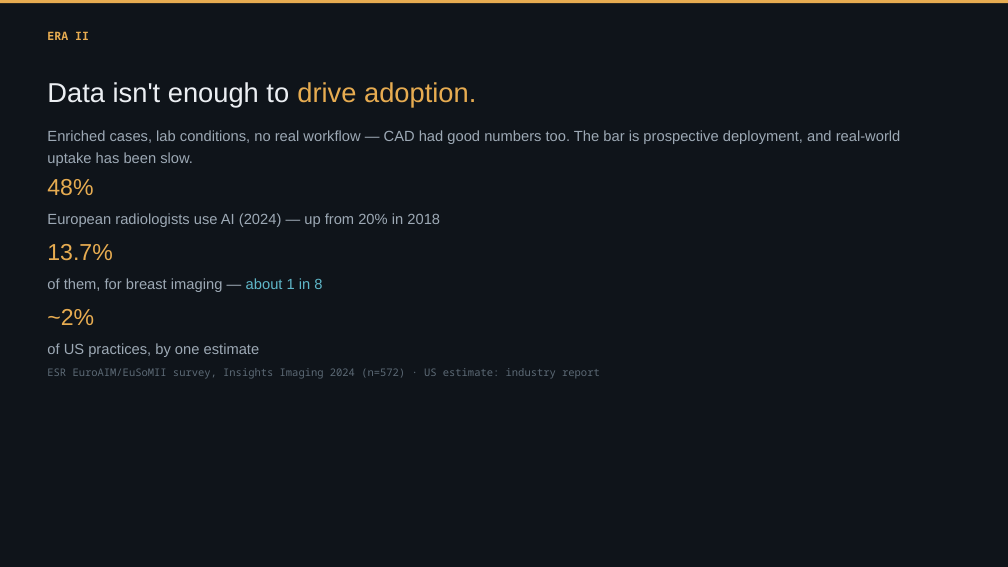
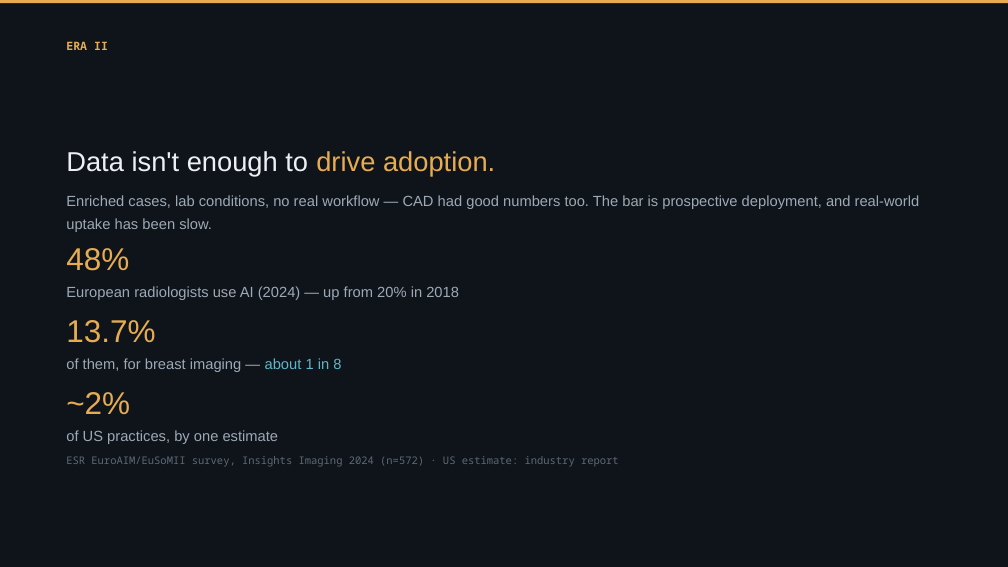
Before and after one commit to Emory-HITI/Mammo, a slide deck: slide 19 of keynote-iwbi-2026/pptx/IWBI2026_Trivedi_FULL_keynote.pptx. Drawn at 1008x567 pixels with LibreOffice and Linux fonts; fonts in the diff are those of the drawing. Boxes give left, top, right and bottom in pixels: in the first picture for what was removed or moved away, otherwise in the second. Text is boxed around its words. In the diff, an @@ line names an element or a change of style, - is before the commit and + after.

```diff
--- a/keynote-iwbi-2026/pptx/IWBI2026_Trivedi_FULL_keynote.pptx
+++ b/keynote-iwbi-2026/pptx/IWBI2026_Trivedi_FULL_keynote.pptx
@@ text "ERA II": place and size @@
-text "ERA II" at <box>47,31,89,40</box>
+text "ERA II" at <box>66,41,108,50</box>
@@ text "ERA II" at <box>66,41,108,50</box>: line spacing 1.14 to 1.28 @@
@@ text "Data isn't enough to drive ...": place and size @@
-text "Data isn't enough to drive ..." at <box>47,82,476,106</box>
+text "Data isn't enough to drive ..." at <box>66,151,495,176</box>
@@ text "Enriched cases, lab conditions, no ...": place and size @@
-text "Enriched cases, lab conditions, no ..." at <box>47,130,901,166</box>
+text "Enriched cases, lab conditions, no ..." at <box>66,195,920,232</box>
@@ text "48%": place and size @@
-text "48%" at <box>47,179,93,196</box>
+text "48%" at <box>66,248,129,271</box>
@@ text "European radiologists use AI (2024) ...": place and size @@
-text "European radiologists use AI (2024) ..." at <box>47,213,440,227</box>
+text "European radiologists use AI (2024) ..." at <box>66,286,459,300</box>
@@ text "13.7%": place and size @@
-text "13.7%" at <box>47,244,112,261</box>
+text "13.7%" at <box>66,320,155,343</box>
@@ text "of them, for breast imaging ...": place and size @@
-text "of them, for breast imaging ..." at <box>47,278,322,292</box>
+text "of them, for breast imaging ..." at <box>66,358,341,372</box>
@@ size 22 to 30 pt; line spacing 1.14 to 1.12 in 3 elements at <box>66,248,129,271</box>, <box>66,320,155,343</box>, <box>66,392,130,414</box> @@
@@ text "~2%": place and size @@
-text "~2%" at <box>47,309,94,325</box>
+text "~2%" at <box>66,392,130,414</box>
@@ line spacing 1.25 to 1.28 in 4 elements at <box>66,195,920,232</box>, <box>66,286,459,300</box>, <box>66,358,341,372</box>, <box>66,430,279,444</box> @@
@@ text "of US practices, by one ...": place and size @@
-text "of US practices, by one ..." at <box>47,343,260,357</box>
+text "of US practices, by one ..." at <box>66,430,279,444</box>
@@ text "ESR EuroAIM/EuSoMII survey, Insights Imaging ...": place and size @@
-text "ESR EuroAIM/EuSoMII survey, Insights Imaging ..." at <box>47,368,600,379</box>
+text "ESR EuroAIM/EuSoMII survey, Insights Imaging ..." at <box>66,456,619,467</box>
@@ text "ESR EuroAIM/EuSoMII survey, Insights Imaging ..." at <box>66,456,619,467</box>: line spacing 1.14 to 1.3 @@
```
Also in this commit, not shown: 57 other slides changed, 1 slide added, 1 slide removed, 14 other files.
